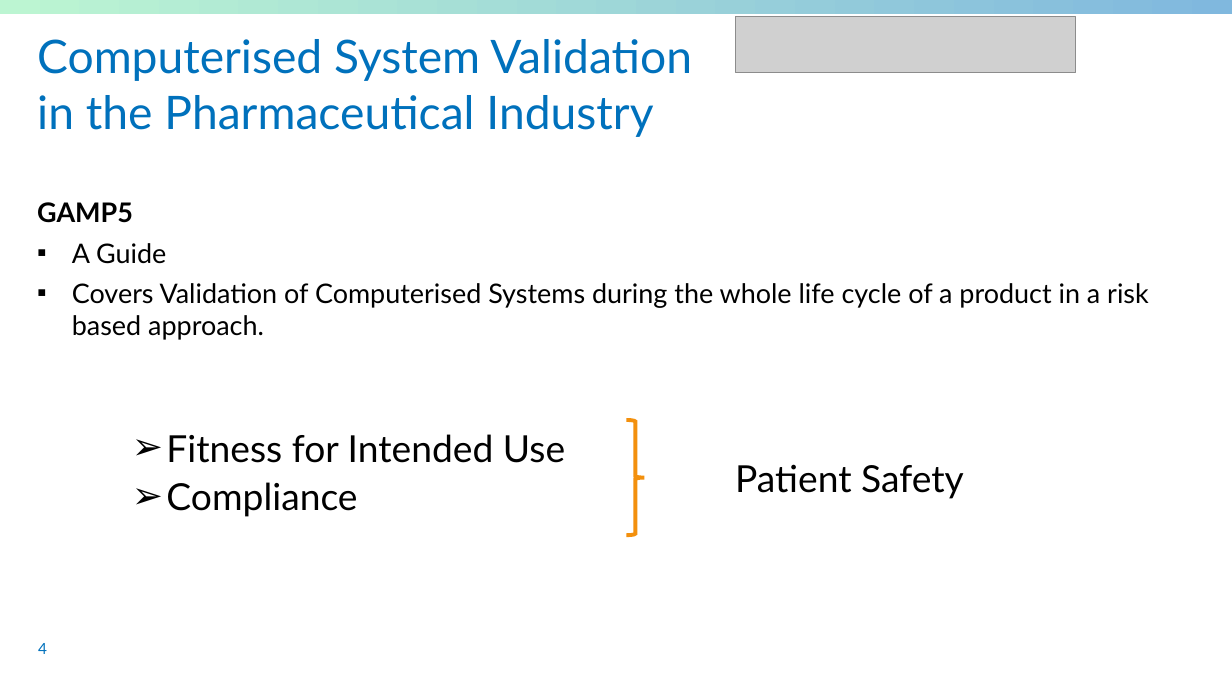
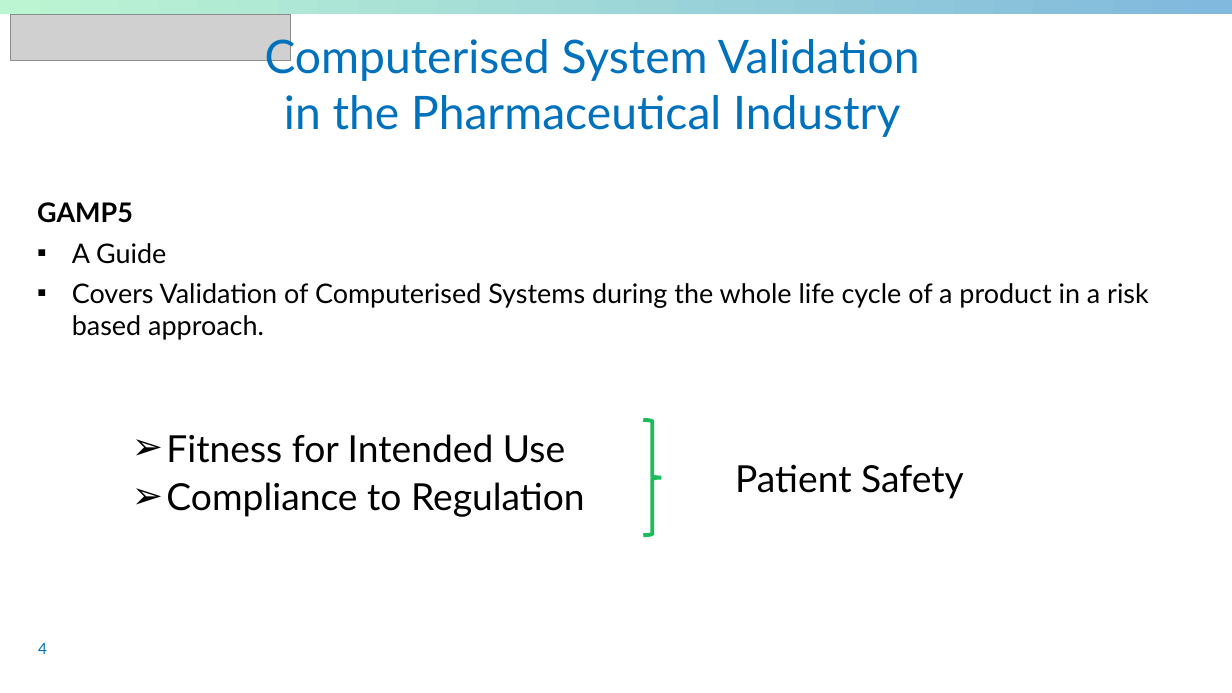
Before and after one commit to sableu/BDD4OQ, a slide deck: slide 4 of thesis/Presentation/FinalPresentation.pptx. Drawn at 1232x693 pixels with LibreOffice and Linux fonts; fonts in the diff are those of the drawing; grey boxes stand for pictures; background and template pictures are left out. Boxes give left, top, right and bottom in pixels: in the first picture for what was removed or moved away, otherwise in the second. Text is boxed around its words. In the diff, an @@ line names an element or a change of style, - is before the commit and + after.

Commit message:
Presentation

```diff
--- a/thesis/Presentation/FinalPresentation.pptx
+++ b/thesis/Presentation/FinalPresentation.pptx
@@ picture added at bbox=[11, 15, 291, 61] @@
@@ title "Computerised System Validation in the ..." at bbox=[265, 33, 920, 137]: alignment left to centre @@
@@ picture removed at bbox=[736, 17, 1077, 73] @@
@@ right brace: place and size @@
-right brace at bbox=[627, 420, 644, 535]
+right brace at bbox=[643, 420, 661, 535]
@@ right brace at bbox=[643, 420, 661, 535]: outline #F3900D 3 pt to #1CBC5A 3 pt @@
@@ text at bbox=[166, 482, 585, 517]: text changed @@
-        ➢ Compliance
+        ➢ Compliance to Regulation
```
Also in this commit, not shown: 8 other slides changed, 18 slides added, 11 slides removed, 1 other file.
